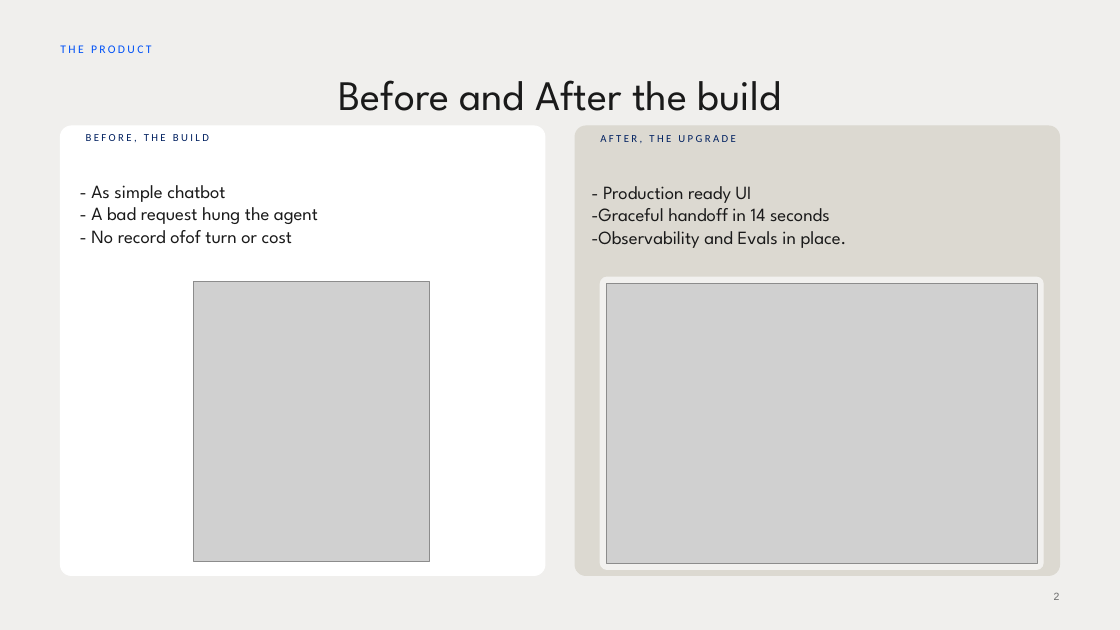
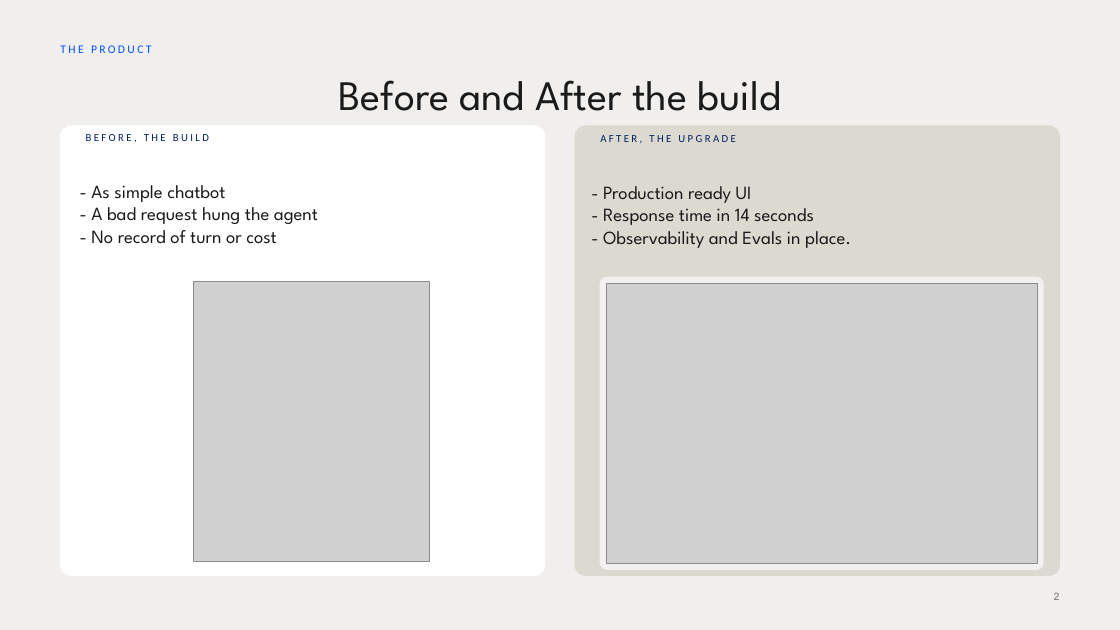
Before and after one commit to barusr9/aurex-ami, a slide deck: slide 2 of docs/Ami-L4-Readout-v10-2026-10-10.pptx. Drawn at 1120x630 pixels with LibreOffice and Linux fonts; fonts in the diff are those of the drawing; grey boxes stand for pictures. Boxes give left, top, right and bottom in pixels: in the first picture for what was removed or moved away, otherwise in the second. Text is boxed around its words. In the diff, an @@ line names an element or a change of style, - is before the commit and + after.

```diff
--- a/docs/Ami-L4-Readout-v10-2026-10-10.pptx
+++ b/docs/Ami-L4-Readout-v10-2026-10-10.pptx
@@ text at box(603, 202, 851, 248): text changed @@
--Graceful handoff in 14 seconds
--Observability and Evals in place.
+- Response time in 14 seconds
+- Observability and Evals in place.
@@ text at box(91, 230, 276, 244): text changed @@
-- No record ofof turn or cost
+- No record of turn or cost
```
Also in this commit, not shown: 2 other slides changed.
